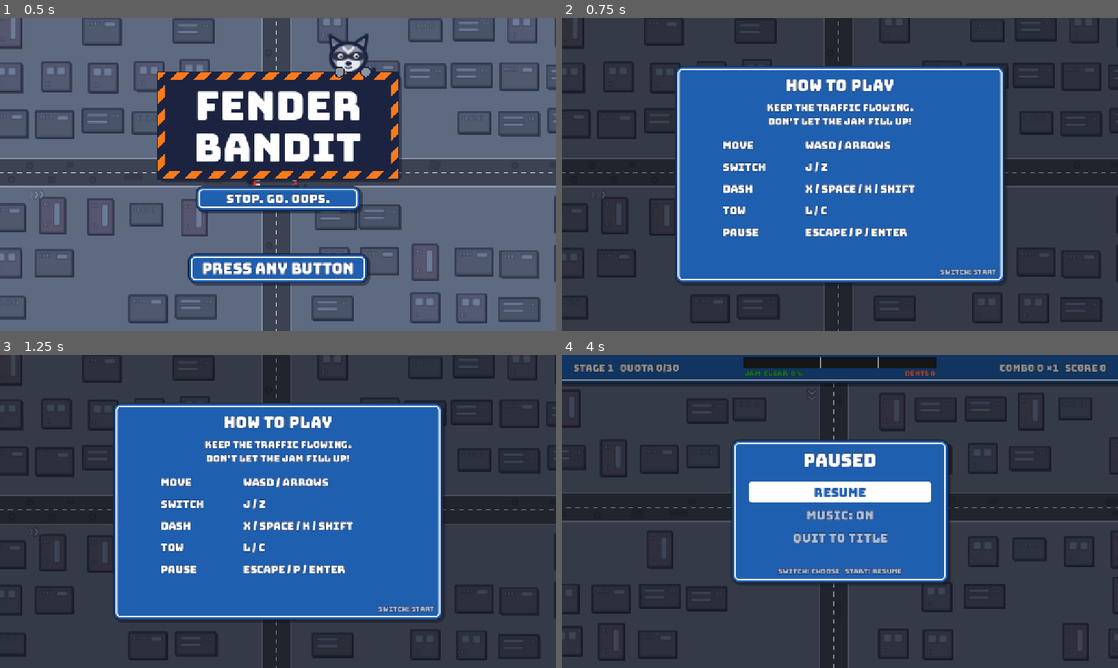
Above: before the commit, frames 1-4 (two rows, left to right).
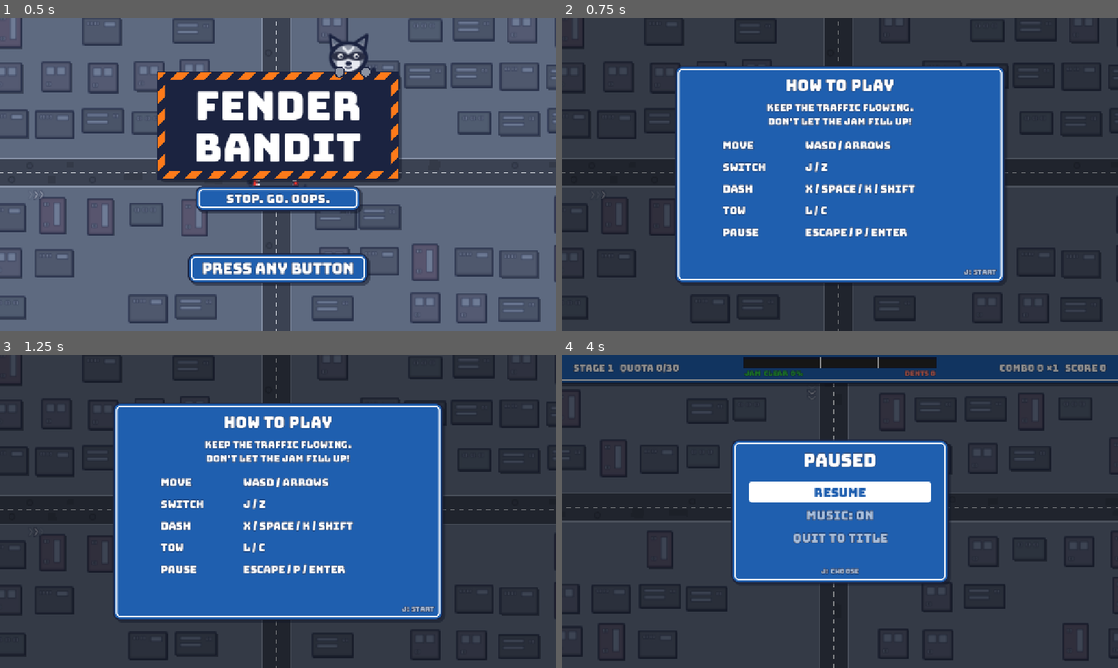
Above: after the commit, the same moments.

Repository: klusignolo/Fender-Bandit
Game: Godot game, scene res://main/main.tscn
The game is run twice, just before and just after one commit, with the same random seed, the same clock (stepped at 60 frames per second) and the same inputs.
Inputs:
- Up to frame 1 (0.5 s): no input
- Up to frame 2 (0.75 s): tap Enter (ui_accept) at 0.5 s; hold D (move_right) from 0.53 s (still down); hold J (switch) from 0.53 s (still down)
- Up to frame 3 (1.25 s): keep holding D (move_right); keep holding J (switch); tap Enter (ui_accept) at 0.77 s
- Up to frame 4 (4 s): tap Enter (ui_accept) at 1.25, 1.52, 3.02, 3.77 s; release D (move_right) at 1.28 s; release J (switch) at 1.28 s; hold S (move_down) 1.28-2.03 s; tap X (dash) at 1.35 s; tap J (switch) at 1.55, 3.05 s; hold D (move_right) 2.03-2.78 s; hold J (switch) 2.03-2.78 s; hold W (move_up) 2.78-3.53 s; tap L (tow) at 2.85 s; hold A (move_left) from 3.53 s (still down); hold J (switch) from 3.53 s (still down)

Frame 1 is identical in both runs. In frame 2, less than 0.1% of the frame differs, in the area x 68-74%, y 80-83%; in frame 3, less than 0.1%; in frame 4, 0.4%, in the area x 38-62%, y 68-71%.

Commit message:
Hints name the key, not the Switch; stage 3's news is "Left turns"
Playtest feedback on #45: a keyboard player couldn't tell which key
"SWITCH" was. Every screen's hint now names the key to press: A on a
pad, else Switch's first keyboard key (J), following the device last
pressed. The pause hint drops "START: resume" and keeps only the choose
key. Right turns run from stage 1, so stage 3's debut reads "Left turns".

Co-Authored-By: Claude Opus 5.5 <noreply@anthropic.com>

Diff:
--- a/game/main/card.gd
+++ b/game/main/card.gd
@@ -23,6 +23,10 @@
 		rect = r
 		size = px
 		loose = off_sign
+
+
+## Whether the last press came from a pad: the hints then name its button, else the keyboard key (#45). Main sets it.
+static var pad := false
 
 var signs: Array[Rect2] = []  # measure()'s findings
 var stripes: Array[Rect2] = []
@@ -81,7 +85,7 @@
 		Sign.stripes(self, box)
 
 
-## The small prompt in the bottom-right corner of `box`, inside its rule, e.g. "SWITCH: SKIP".
+## The small prompt in the bottom-right corner of `box`, inside its rule, e.g. "J: skip".
 func hint(box: Rect2, s: String) -> void:
 	var inner := Sign.inner(box)
 	text_at(s, inner.end - Vector2(text_width(s, HINT_SIZE) + 10, 10), HINT_SIZE, MUTED)
@@ -142,3 +146,9 @@
 ## Whether a blink of `period` seconds is lit `clock` seconds in: on for the first two thirds of each.
 static func blink(clock: float, period: float) -> bool:
 	return fmod(clock, period) < period * 2.0 / 3.0
+
+
+## The key that confirms a screen, for its hint: A on a pad, else Switch's first keyboard key. Hints name a key,
+## not the Switch, so a keyboard player needn't know which key Switch is (#45).
+static func confirm_key() -> String:
+	return "A" if pad else ControlsCard.keys(&"switch").get_slice(" / ", 0)
--- a/game/main/controls_card.gd
+++ b/game/main/controls_card.gd
@@ -45,7 +45,7 @@
 		_draw_pad(box)
 	else:
 		_draw_keys(box)
-	hint(box, "SWITCH: start")
+	hint(box, "%s: start" % confirm_key())
 
 
 func _draw_pad(box: Rect2) -> void:
--- a/game/main/initials_screen.gd
+++ b/game/main/initials_screen.gd
@@ -81,4 +81,4 @@
 		var line := Rect2(x - 32, base + 14, 64, 6)
 		bar(line, Color.WHITE if current else MUTED)
 	text("UP/DOWN: letter   RIGHT: next   LEFT: back", Vector2(mid, box.position.y + 320), 18)
-	hint(box, "SWITCH: next")
+	hint(box, "%s: next" % confirm_key())
--- a/game/main/main.gd
+++ b/game/main/main.gd
@@ -87,7 +87,17 @@
 
 ## Presses become Flow's inputs: any button leaves Attract, A closes the cards, Start pauses.
 func _unhandled_input(event: InputEvent) -> void:
-	if not event.is_pressed() or event.is_echo() or flow.input_locked():
+	if not event.is_pressed() or event.is_echo():
+		return
+	var from_pad := event is InputEventJoypadButton or event is InputEventJoypadMotion
+	if (from_pad or event is InputEventKey) and from_pad != Card.pad:  # the hints follow the device last pressed
+		Card.pad = from_pad
+		if _ui.screen != null:
+			_ui.screen.queue_redraw()
+		if is_instance_valid(_tally):
+			for c in _tally.get_children():
+				(c as CanvasItem).queue_redraw()
+	if flow.input_locked():
 		return
 	match flow.state:
 		Flow.State.ATTRACT:
--- a/game/main/pause_menu.gd
+++ b/game/main/pause_menu.gd
@@ -1,7 +1,7 @@
 class_name PauseMenu
 extends Card
 ## Pause (#35, #42, #19 story 9), over the frozen Run: Resume, Music On/Off (#38, story 78) or Quit to title. Main moves
-## the choice and acts on it; Switch flips the Music row. There's no quit-to-desktop: the cabinet launcher owns
+## the choice and acts on it; Switch flips the Music row. Its hint names only the choose key: everyone knows how to move a menu. There's no quit-to-desktop: the cabinet launcher owns
 ## quitting.
 
 enum Row { RESUME, MUSIC, QUIT }
@@ -46,4 +46,4 @@
 			text(s, Vector2(mid, y), 28, Sign.BLUE, false, 0)
 		else:
 			text(s, Vector2(mid, y), 28, MUTED)
-	text("SWITCH: choose   START: resume", Vector2(mid, box.end.y - 22), HINT_SIZE, MUTED)
+	text("%s: choose" % confirm_key(), Vector2(mid, box.end.y - 22), HINT_SIZE, MUTED)
--- a/game/main/results_card.gd
+++ b/game/main/results_card.gd
@@ -30,4 +30,4 @@
 		text_at(v, Vector2(box.end.x - 50 - text_width(v, 24), y), 24)
 		y += 42
 	text("SCORE  %d" % _score, Vector2(mid, y + 40), 40)
-	hint(box, "SWITCH: continue")
+	hint(box, "%s: continue" % confirm_key())
--- a/game/main/scores_screen.gd
+++ b/game/main/scores_screen.gd
@@ -41,4 +41,4 @@
 		else:
 			text_at("---", Vector2(box.position.x + 120, y), 28, MUTED)
 		y += ROW
-	hint(box, "SWITCH: continue")
+	hint(box, "%s: continue" % confirm_key())
--- a/game/main/tally_card.gd
+++ b/game/main/tally_card.gd
@@ -53,4 +53,4 @@
 			bar(badge.grow_individual(-BADGE_CAP, -3.0, -BADGE_CAP, -3.0), INK)  # square, so the caps end clean
 		text(s, Vector2(mid, y), l[1])
 		y += l[1] + GAP
-	hint(box, "SWITCH: skip")
+	hint(box, "%s: skip" % confirm_key())
--- a/game/sim/stages.gd
+++ b/game/sim/stages.gd
@@ -6,7 +6,7 @@
 const OPENING := 9  # the last stage of the Opening
 const DEBUTS := {3: Feature.TURNERS, 5: Feature.MOTORCYCLES, 7: Feature.BLOWING, 8: Feature.SEMIS, 9: Feature.ODD_JUNCTIONS}
 const GROWS := [4, 9]  # Opening stages where a crossing attaches
-const NAMES := {Feature.TURNERS: "Turners", Feature.MOTORCYCLES: "Motorcycles", Feature.SEMIS: "Semis", Feature.BLOWING: "Blowing the red", Feature.ODD_JUNCTIONS: "T-junctions and 5-ways"}
+const NAMES := {Feature.TURNERS: "Left turns", Feature.MOTORCYCLES: "Motorcycles", Feature.SEMIS: "Semis", Feature.BLOWING: "Blowing the red", Feature.ODD_JUNCTIONS: "T-junctions and 5-ways"}
 const GROW_NAME := "Another crossing"
 
 
--- a/game/test/test_stages.gd
+++ b/game/test/test_stages.gd
@@ -103,7 +103,7 @@
 
 func test_news_names_what_a_stage_debuts_and_grows() -> void:
 	check_eq(Stages.news(Stages.def(2, 1)), PackedStringArray(), "stage 2 brings nothing new")
-	check_eq(Stages.news(Stages.def(3, 1)), PackedStringArray(["Turners"]), "stage 3")
+	check_eq(Stages.news(Stages.def(3, 1)), PackedStringArray(["Left turns"]), "stage 3: right turns run from stage 1, so the news is the left ones")
 	check_eq(Stages.news(Stages.def(4, 1)), PackedStringArray(["Another crossing"]), "stage 4")
 	check_eq(Stages.news(Stages.def(9, 1)), PackedStringArray(["T-junctions and 5-ways", "Another crossing"]), "stage 9")
 	check_eq(Stages.news(Stages.def(13, 1)), PackedStringArray(["Another crossing"]), "stage 13")
--- a/game/test/test_ui.gd
+++ b/game/test/test_ui.gd
@@ -170,3 +170,24 @@
 	var img := Image.load_from_file(path)
 	if check(img != null, "docs/art/itch-banner.png exists"):
 		check_eq(img.get_size(), Vector2i(960, 240), "at the width of itch's page column")
+
+
+func test_hints_name_the_key_to_press_not_the_action() -> void:
+	var was := Card.pad
+	for pad: bool in [false, true]:
+		Card.pad = pad
+		var key := "A" if pad else "J"
+		var screens := _screens()
+		for name: String in screens:
+			var card: Card = screens[name]
+			card.measure(VIEW)
+			for w: Card.Words in card.words:
+				check(not w.text.begins_with("SWITCH:"), "%s: \"%s\" names a key, not the Switch" % [name, w.text])
+			card.free()
+		var menu := PauseMenu.new(true)
+		menu.measure(VIEW)
+		var texts := menu.words.map(func(w: Card.Words) -> String: return w.text)
+		check("%s: choose" % key in texts, "pause, pad %s: the hint is \"%s: choose\": %s" % [pad, key, texts])
+		check(not texts.any(func(t: String) -> bool: return "resume" in t.to_lower() and t != "RESUME"), "pause: no Start hint: %s" % [texts])
+		menu.free()
+	Card.pad = was
